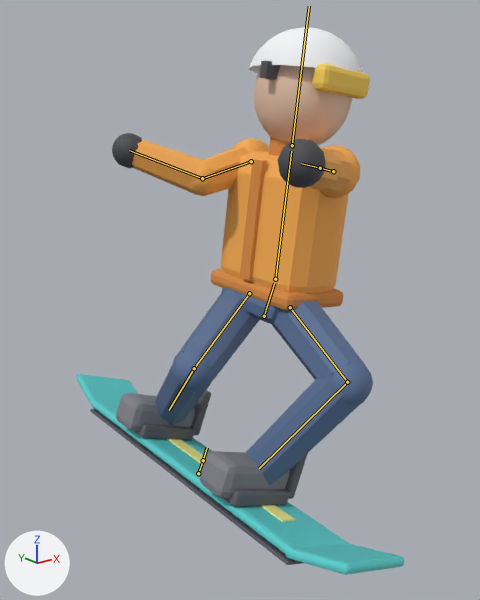
An edit to the glTF model Data/SampleProjects/Snowline/Sources/RiderModel.glb, drawn before and after from the same camera.
Camera for both pictures: a 50 mm camera at (-1.191, -1.723, 1.304) aimed at (0.19, 0.002, 0.614). Lighting does not change. The marker at lower left points along +X, +Y and +Z. The picture after the commit comes second. Both versions are drawn at frame 7 of the action 'CarveHeel'; the numbers are the values there. The bones that change, and the others that lie on the model, are drawn over the model as lines.

The first picture shows 'RiderModel'.
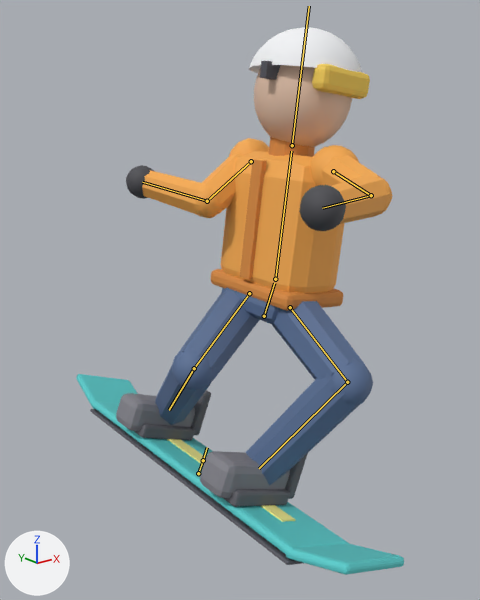
What the commit changed:
Bone 'upperarm_L' (bone_upperarm_l) turns from (-82, 21, 14) to (-55, 2, 3) degrees about its own x, y and z.
Bone 'forearm_L' (bone_forearm_l) turns from (-71, 0, -1) to (-17, 0, 0) degrees about its own x, y and z.
Bone 'upperarm_R' (bone_upperarm_r) turns from (-133, 49, -35) to (-122, 42, -45) degrees about its own x, y and z.
Bone 'forearm_R' (bone_forearm_r) turns from (-3, 0, -6) to (4, 0, 10) degrees about its own x, y and z.

Where the change shows, as pixel boxes (x1, y1, x2, y2) in the pictures (480 x 600 px):
'RiderModel', posed: (76, 27, 404, 575) in both
bone 'upperarm_L', root to tip: before (333, 171) to (320, 168); after (333, 171) to (371, 195)
bone 'forearm_L', root to tip: before (320, 168) to (301, 163); after (371, 195) to (322, 208)
bone 'upperarm_R', root to tip: before (251, 161) to (202, 178); after (251, 161) to (207, 201)
bone 'forearm_R', root to tip: before (202, 178) to (129, 150); after (207, 201) to (142, 182)
